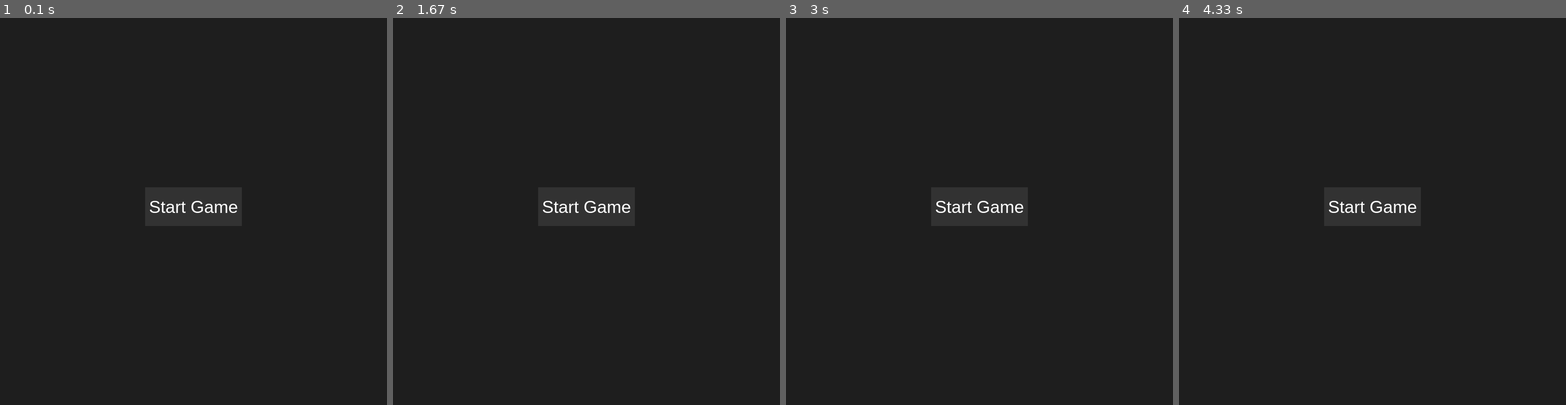
Above: before the commit, frames 1-4 (left to right).
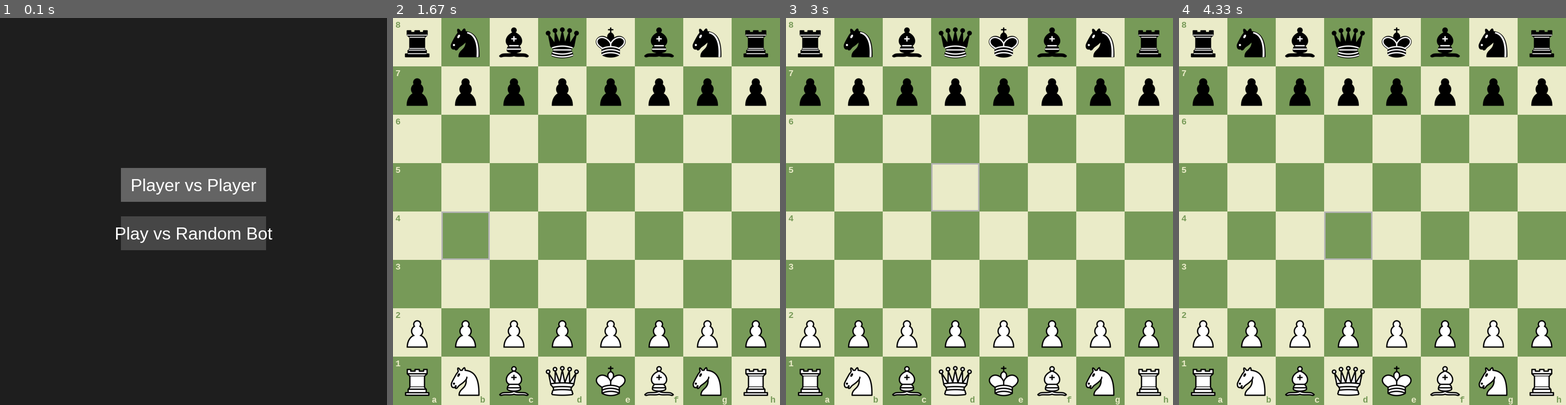
Above: after the commit, the same moments.

Repository: bivamshu/chessPygame
Game: pygame game, started from src/main.py
Two runs of this game, one before a commit and one after it. Both use one fixed random seed, a clock stepped at 60 frames per second and the inputs below.
Inputs (mouse positions are in pixels of both pictures, inside the frame that each line leads up to):
- Up to frame 1 (0.1 s): no input
- Up to frame 2 (1.67 s): press the mouse at (586, 234) at 0.37 s; move the mouse to (590, 281) at 0.47 s; release the mouse at (598, 327) at 0.6 s; click (621, 308) at 0.72 s; press the mouse at (621, 308) at 1.03 s; move the mouse to (532, 199) at 1.13 s; release the mouse at (439, 87) at 1.27 s; press the mouse at (621, 308) at 1.37 s; move the mouse to (536, 269) at 1.47 s; release the mouse at (447, 230) at 1.6 s
- Up to frame 3 (3 s): press the mouse at (1014, 308) at 1.7 s; move the mouse to (933, 242) at 1.8 s; release the mouse at (847, 172) at 1.93 s; press the mouse at (1014, 308) at 2.03 s; move the mouse to (983, 323) at 2.13 s; release the mouse at (952, 335) at 2.27 s; tap T at 2.33 s; hold R from 2.67 s (still down); click (956, 176) at 2.75 s
- Up to frame 4 (4.33 s): release R at 3.13 s; press the mouse at (1407, 308) at 3.2 s; move the mouse to (1407, 308) at 3.3 s; release the mouse at (1403, 308) at 3.43 s; click (1287, 250) at 3.55 s; press the mouse at (1287, 250) at 3.87 s; move the mouse to (1349, 238) at 3.97 s; release the mouse at (1411, 226) at 4.1 s; press the mouse at (1287, 250) at 4.2 s; move the mouse to (1364, 215) at 4.3 s

The runs differ from the first frame. In frame 1, 6.3% of the frame differs, in the area x 30-71%, y 38-60%; in frame 2, 99%, in the area x 0-100%, y 0-100%; in frame 3, 99%; in frame 4, 99%.

Commit message:
random bot added

Diff:
--- a/src/board.py
+++ b/src/board.py
@@ -454,3 +454,17 @@
 
         # king
         self.squares[row_other][4] = Square(row_other, 4, King(color))
+
+    def get_all_valid_moves(self, color):
+        all_moves = []
+        for rows in range(ROWS):
+            for cols in range(COLS):
+                square = self.squares[rows][cols]
+                if square.has_piece():
+                    piece = square.piece
+                    if piece.color == color:
+                        self.calc_moves(piece, rows, cols)
+                        for move in piece.moves:
+                            all_moves.append((piece, move))
+
+        return all_moves
--- a/src/main.py
+++ b/src/main.py
@@ -11,7 +11,7 @@
 
     def __init__(self):
         pygame.init()
-        self.screen = pygame.display.set_mode( (WIDTH, HEIGHT) )
+        self.screen = pygame.display.set_mode((WIDTH, HEIGHT))
         pygame.display.set_caption('Chess')
         self.game_state = 'home'
         self.game = Game()
@@ -19,15 +19,24 @@
     def show_home_screen(self):
         self.screen.fill((30, 30, 30))
         font = pygame.font.SysFont('Arial', 36)
-        button_rect = pygame.Rect(WIDTH // 2 - 100, HEIGHT // 2 - 50, 200, 80)
-        pygame.draw.rect(self.screen, (50, 50, 50), button_rect)
-        text_surface = font.render('Start Game', True, (255, 255, 255))
-        text_rect = text_surface.get_rect(center=button_rect.center)
-        self.screen.blit(text_surface, text_rect)
-        return button_rect
+
+        # PvP button
+        pvp_rect = pygame.Rect(WIDTH // 2 - 150, HEIGHT // 2 - 90, 300, 70)
+        pygame.draw.rect(self.screen, (100, 100, 100), pvp_rect)
+        pvp_text = font.render('Player vs Player', True, (255, 255, 255))
+        pvp_text_rect = pvp_text.get_rect(center=pvp_rect.center)
+        self.screen.blit(pvp_text, pvp_text_rect)
+
+        # Random Bot button
+        bot_rect = pygame.Rect(WIDTH // 2 - 150, HEIGHT // 2 + 10, 300, 70)
+        pygame.draw.rect(self.screen, (70, 70, 70), bot_rect)
+        bot_text = font.render('Play vs Random Bot', True, (255, 255, 255))
+        bot_text_rect = bot_text.get_rect(center=bot_rect.center)
+        self.screen.blit(bot_text, bot_text_rect)
+
+        return pvp_rect, bot_rect
 
     def mainloop(self):
-
         screen = self.screen
         game = self.game
         board = game.board
@@ -36,9 +45,8 @@
         while True:
             self.screen.fill((30, 30, 30))
 
-            # Render appropriate screen
             if self.game_state == 'home':
-                play_button = self.show_home_screen()
+                play_button, bot_button = self.show_home_screen()
 
             elif self.game_state == 'game':
                 game.show_bg(screen)
@@ -50,13 +58,35 @@
                 if dragger.dragging:
                     dragger.update_blit(screen)
 
-            # Handle events
+            elif self.game_state == 'random_bot':
+                game.show_bg(screen)
+                game.show_last_move(screen)
+                game.show_moves(screen)
+                game.show_pieces(screen)
+                game.show_hover(screen)
+
+                if dragger.dragging:
+                    dragger.update_blit(screen)
+
+                # Let the bot play when it's its turn
+                if game.next_player == 'black' and not dragger.dragging:
+                    from random_bot import RandomBot
+                    bot = RandomBot(board)
+                    piece, move = bot.select_move('black')
+                    if piece and move:
+                        captured = board.squares[move.final.row][move.final.col].has_piece()
+                        board.move(piece, move)
+                        board.set_true_en_passant(piece)
+                        game.play_sound(captured)
+                        game.next_turn()
+
+
             for event in pygame.event.get():
                 if event.type == pygame.QUIT:
                     pygame.quit()
                     sys.exit()
 
-                # --- HOME SCREEN EVENT HANDLING ---
+                # Home screen event handling
                 if self.game_state == 'home':
                     if event.type == pygame.MOUSEBUTTONDOWN:
                         if play_button.collidepoint(event.pos):
@@ -66,13 +96,17 @@
                             board = game.board
                             dragger = self.game.dragger
 
-                # --- GAME SCREEN EVENT HANDLING ---
-                elif self.game_state == 'game':
+                        elif bot_button.collidepoint(event.pos):
+                            self.game_state = 'random_bot'
+                            self.game.reset()
+                            game = self.game
+                            board = game.board
+                            dragger = self.game.dragger
 
-                    # Mouse click
+                # Game screen event handling
+                elif self.game_state in ['game', 'random_bot']:
                     if event.type == pygame.MOUSEBUTTONDOWN:
                         dragger.update_mouse(event.pos)
-
                         clicked_row = dragger.mouseY // SQSIZE
                         clicked_col = dragger.mouseX // SQSIZE
 
@@ -87,11 +121,9 @@
                                 game.show_moves(screen)
                                 game.show_pieces(screen)
 
-                    # Mouse motion
                     elif event.type == pygame.MOUSEMOTION:
                         motion_row = event.pos[1] // SQSIZE
                         motion_col = event.pos[0] // SQSIZE
-
                         game.set_hover(motion_row, motion_col)
 
                         if dragger.dragging:
@@ -103,14 +135,11 @@
                             game.show_hover(screen)
                             dragger.update_blit(screen)
 
-                    # Mouse release
                     elif event.type == pygame.MOUSEBUTTONUP:
                         if dragger.dragging:
                             dragger.update_mouse(event.pos)
-
                             released_row = dragger.mouseY // SQSIZE
                             released_col = dragger.mouseX // SQSIZE
-
                             initial = Square(dragger.initial_row, dragger.initial_col)
                             final = Square(released_row, released_col)
                             move = Move(initial, final)
@@ -127,11 +156,9 @@
 
                         dragger.undrag_piece()
 
-                    # Key press
                     elif event.type == pygame.KEYDOWN:
                         if event.key == pygame.K_t:
                             game.change_theme()
-
                         elif event.key == pygame.K_r:
                             game.reset()
                             game = self.game
@@ -141,6 +168,5 @@
             pygame.display.update()
 
 
-
 main = Main()
 main.mainloop()
--- /dev/null
+++ b/src/random_bot.py
@@ -0,0 +1,12 @@
+import random
+from move import Move
+
+class RandomBot:
+    def __init__(self, board):
+        self.board = board
+
+    def select_move(self, color):
+        valid_moves = self.board.get_all_valid_moves(color)
+        if not valid_moves:
+            return None, None
+        return random.choice(valid_moves)
